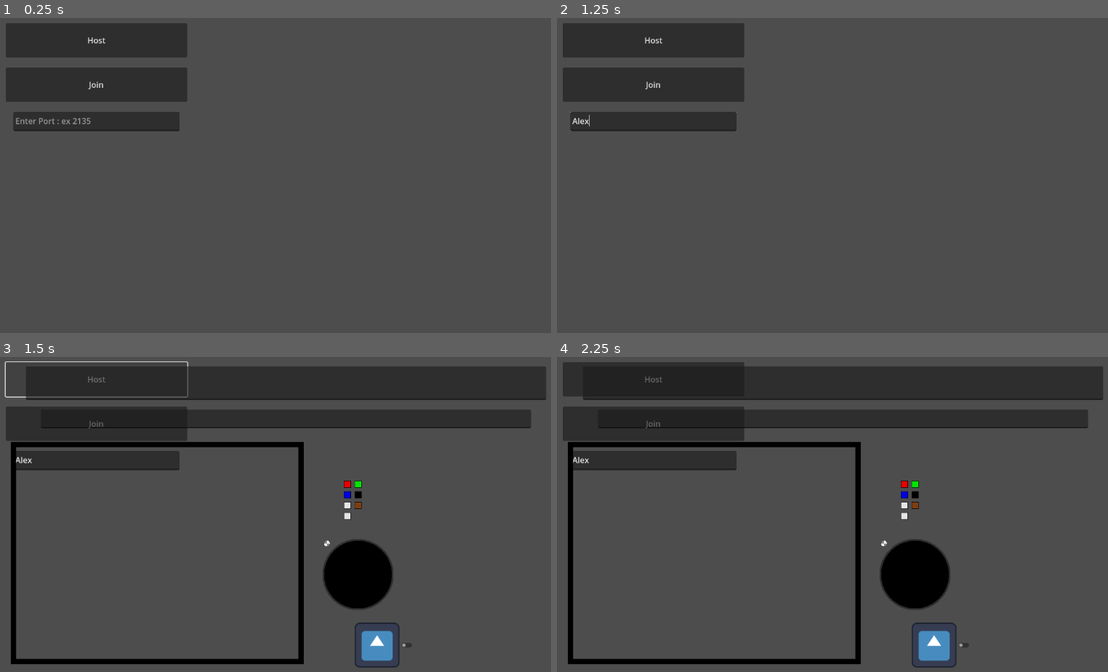
Above: before the commit, frames 1-4 (two rows, left to right).
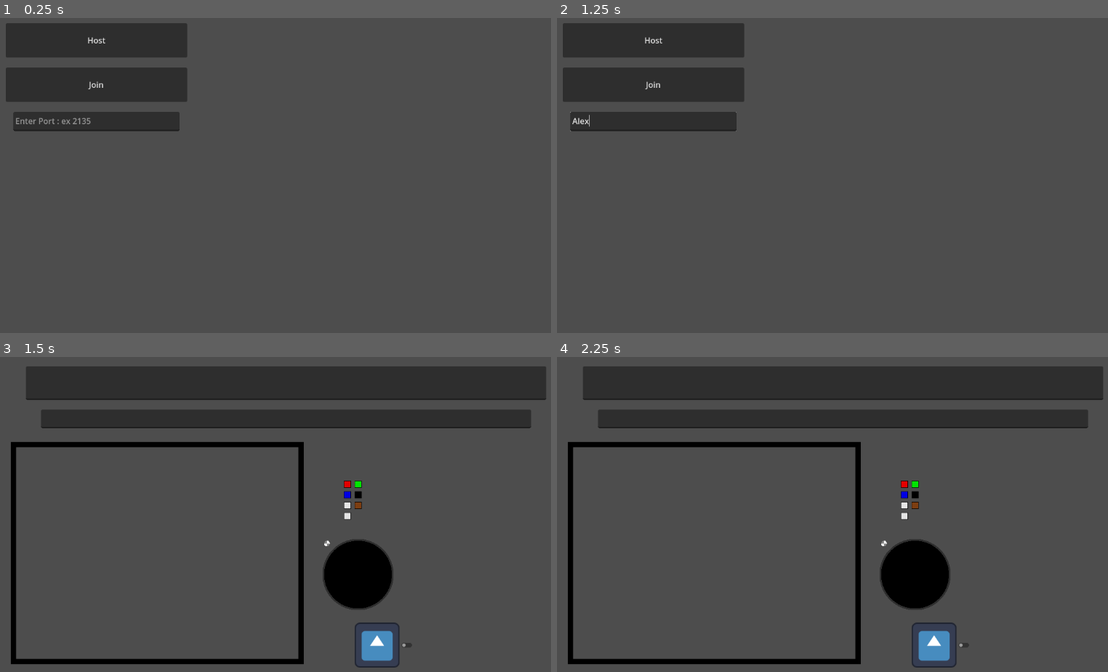
Above: after the commit, the same moments.

Repository: banana67676/Pitch-It-2025-2026
Game: Godot game, scene res://Scenes/Multiplayer Menu/Multiplayer_Menu.tscn
Same seed, same stepped clock (60 frames per second), same inputs: the game is played once before the commit and once after it. The engine's default icon, where the game draws it, is replaced by a stand-in: a white triangle on a blue panel in a dark square.
Inputs (mouse positions are in pixels of both pictures, inside the frame that each line leads up to):
- Up to frame 1 (0.25 s): no input
- Up to frame 2 (1.25 s): click (656, 121) at 0.52 s; type "Alex" at 0.6 s
- Up to frame 3 (1.5 s): click "Host" at 1.25 s
- Up to frame 4 (2.25 s): click (904, 483) at 2.02 s

Frames 1-2 are identical in both runs. In frame 3, 4.1% of the frame differs, in the area x 0-35%, y 1-37%; in frame 4, 4.6%, in the area x 1-34%, y 1-37%.
Error after the commit: Parse Error: Could not find type "PlayerData" in the current scope. (res://pitch_card_data.gd:19)

Commit message:
Began on serializing and transmitting player data

Diff:
--- a/Scenes/Creation Scene/Creation_Scene.tscn
+++ b/Scenes/Creation Scene/Creation_Scene.tscn
@@ -1,8 +1,12 @@
-[gd_scene load_steps=2 format=3 uid="uid://xkn8gxryucgg"]
+[gd_scene load_steps=4 format=3 uid="uid://xkn8gxryucgg"]
 
+[ext_resource type="Script" path="res://Scenes/Creation Scene/creation_scene.gd" id="1_0n1cf"]
 [ext_resource type="PackedScene" uid="uid://ukycayh8nnxn" path="res://Drawing/Drawing.tscn" id="1_r6dir"]
 
+[sub_resource type="SceneReplicationConfig" id="SceneReplicationConfig_h7afi"]
+
 [node name="Creation_Scene" type="Node2D"]
+script = ExtResource("1_0n1cf")
 
 [node name="MarginContainer" type="MarginContainer" parent="."]
 anchors_preset = 15
@@ -54,3 +58,6 @@
 
 [node name="DrawingScene" parent="MarginContainer/VSplitContainer/HSplitContainer" instance=ExtResource("1_r6dir")]
 scale = Vector2(0.7, 0.7)
+
+[node name="MultiplayerSynchronizer" type="MultiplayerSynchronizer" parent="."]
+replication_config = SubResource("SceneReplicationConfig_h7afi")
--- a/Scenes/Creation Scene/creation_scene.gd
+++ b/Scenes/Creation Scene/creation_scene.gd
@@ -1,5 +1,9 @@
 extends Node2D
 
+const WIDTH = 800
+const HEIGHT = 600
+
+const PitchCardData = preload("res://pitch_card_data.gd")
 
 # Called when the node enters the scene tree for the first time.
 func _ready() -> void:
@@ -9,3 +13,12 @@
 # Called every frame. 'delta' is the elapsed time since the previous frame.
 func _process(delta: float) -> void:
 	pass
+
+@rpc("authority", "call_local", "reliable") # Authority should be able to request this
+func export_card() -> PitchCardData:
+	var data = PitchCardData.new()
+	data.title = $MarginContainer/VSplitContainer/MarginContainer/VBoxContainer/Title.text
+	data.slogan = $MarginContainer/VSplitContainer/MarginContainer/VBoxContainer/MarginContainer/Slogan.text
+	data.logo = $MarginContainer/VSplitContainer/HSplitContainer/DrawingScene.image_texture
+	data.creator = ""
+	return data
--- a/Scenes/Multiplayer Menu/multiplayer_menu.gd
+++ b/Scenes/Multiplayer Menu/multiplayer_menu.gd
@@ -8,7 +8,8 @@
 func add_player(id = 1):
 	var player = player_scene.instantiate()
 	player.name = str(id)
-	call_deferred("add_child", player)
+	self.get_parent().call_deferred("add_child", player)
+	visible = false
 
 
 func _on_host_pressed() -> void:
@@ -18,7 +19,6 @@
 		multiplayer.peer_connected.connect(add_player)
 		add_player()
 
-
 func _on_join_pressed() -> void:
 	if SERVER_PORT_READ.text.to_int() != null:
 		var ip_addresses = IP.get_local_addresses()
--- a/pitch_card_data.gd
+++ b/pitch_card_data.gd
@@ -1,14 +1,25 @@
-class PitchCardData:
-	var title
-	var slogan
-	var user
-	var logo
+extends Resource
+class_name PitchCardData
+var title : String
+var slogan : String
+var user : String
+var user_id : int
+var logo : Image
+var online : bool
 
+func serialize() -> Dictionary:
+	return {
+		'title': title,
+		'slogan': slogan,
+		'user': user,
+		'userId': user_id,
+		'logo' : logo.data
+	}
+
+static func deserialize(data: Dictionary) -> PlayerData:
+	var pcData : PitchCardData = PitchCardData.new()
+	pcData.logo = Image.create_from_data(
+
+	)
+	return pcData
 # Called when the node enters the scene tree for the first time.
-func _ready() -> void:
-	pass # Replace with function body.
-
-
-# Called every frame. 'delta' is the elapsed time since the previous frame.
-func _process(delta: float) -> void:
-	pass
